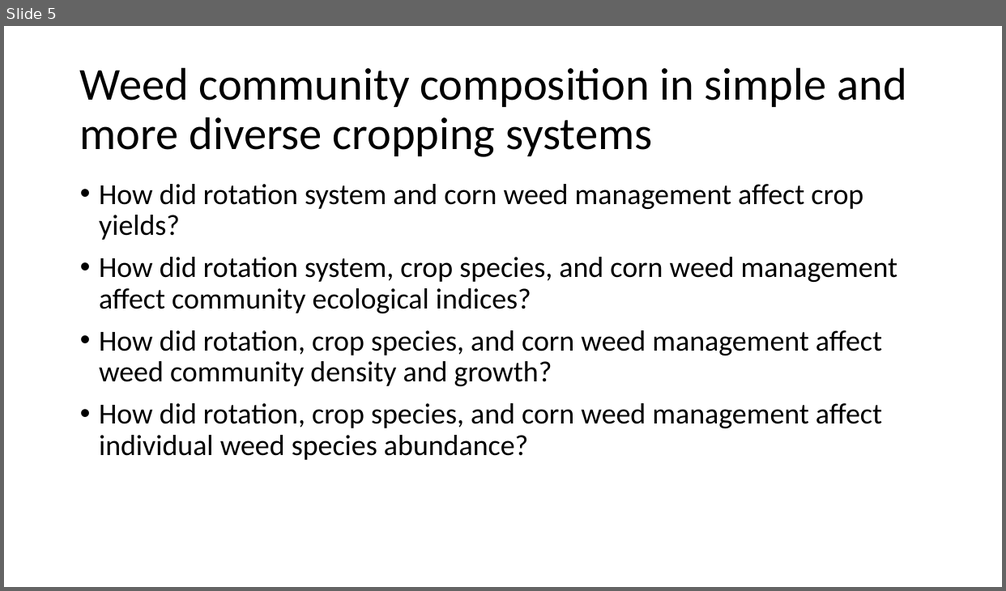
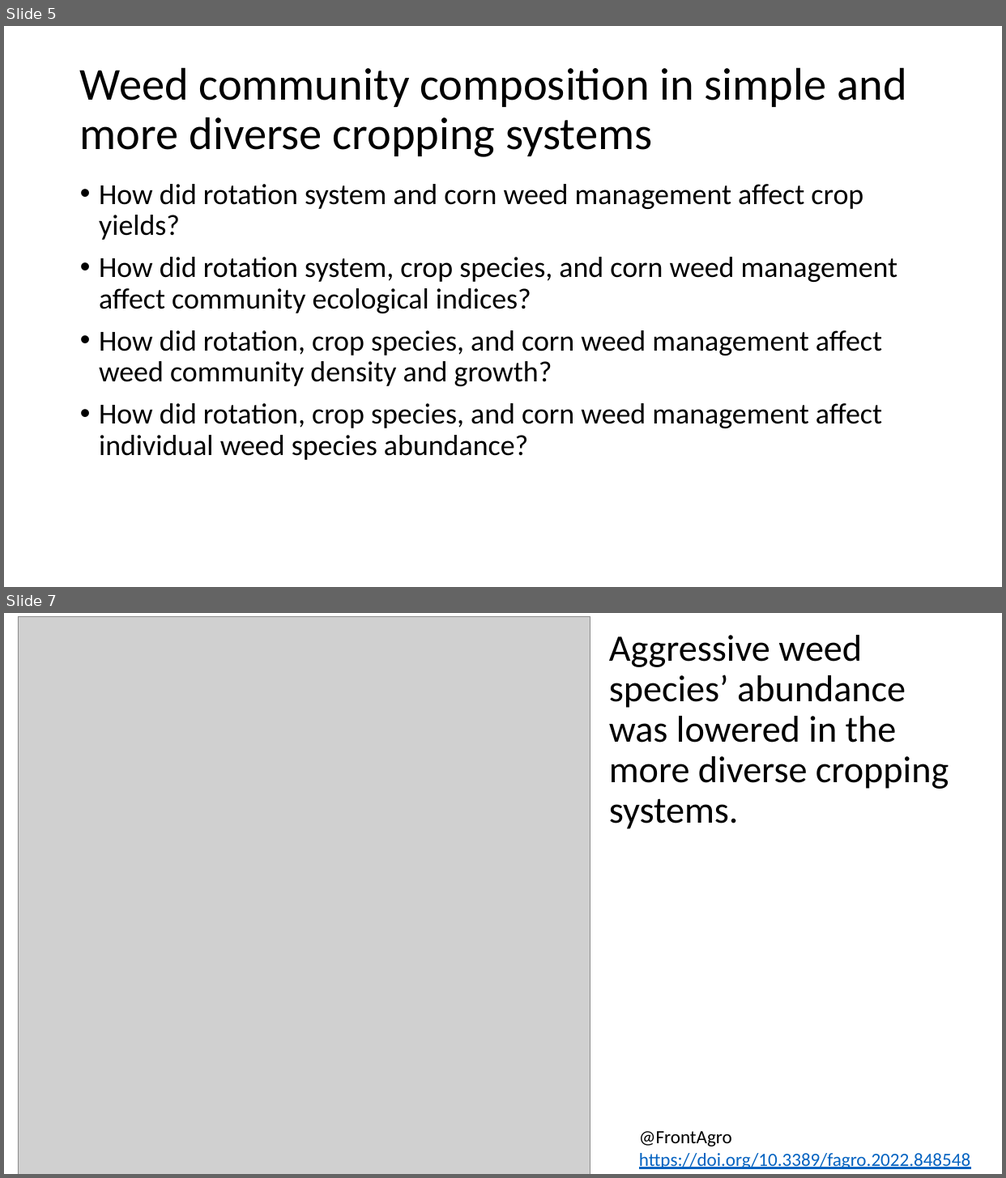
Before and after one commit to hnguyen19/matrix-prospective, a slide deck: Huong-Nguyen-defense-Jul29.pptx. Shown one above the other, each under a label of ours: slide 5 before the commit, slides 5 and 7 after it; the slides between them are not shown. The pictures are 1006x591 and 1006x1178 pixels, drawn with LibreOffice and Linux fonts; fonts in the diff are those of the drawing; grey boxes stand for pictures. Boxes give left, top, right and bottom in pixels: in the first picture for what was removed or moved away, otherwise in the second. Text is boxed around its words. In the diff, an @@ line names an element or a change of style, - is before the commit and + after.

```diff
--- a/Huong-Nguyen-defense-Jul29.pptx
+++ b/Huong-Nguyen-defense-Jul29.pptx
@@ slide 7 added at [4, 613, 1002, 1174], background #FFFFFF @@
@@ picture added at [19, 617, 590, 1174] @@
@@ text added at [609, 635, 948, 829], 36 pt, text #000000 @@
+Aggressive weed species’ abundance was lowered in the more diverse cropping systems.
@@ text added at [639, 1131, 970, 1169], 18 pt, text #0563C1, underline @@
+@FrontAgro
+https://doi.org/10.3389/fagro.2022.848548
```
Also in this commit, not shown: 4 slides changed, 1 other slide added, 3 other files.
